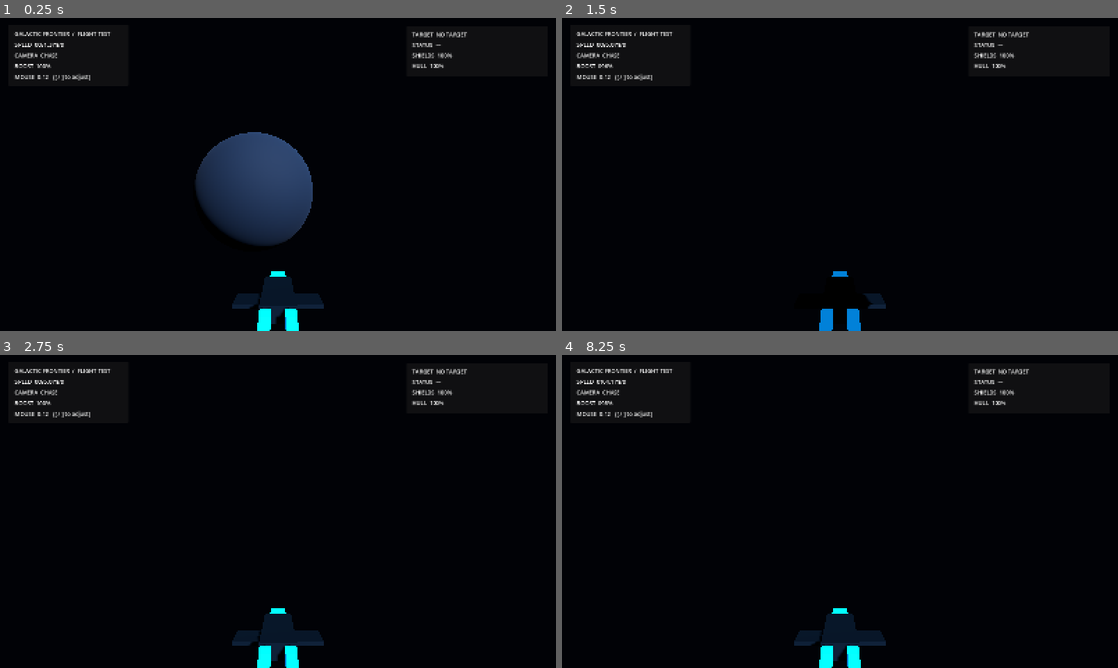
Above: before the commit, frames 1-4 (two rows, left to right).
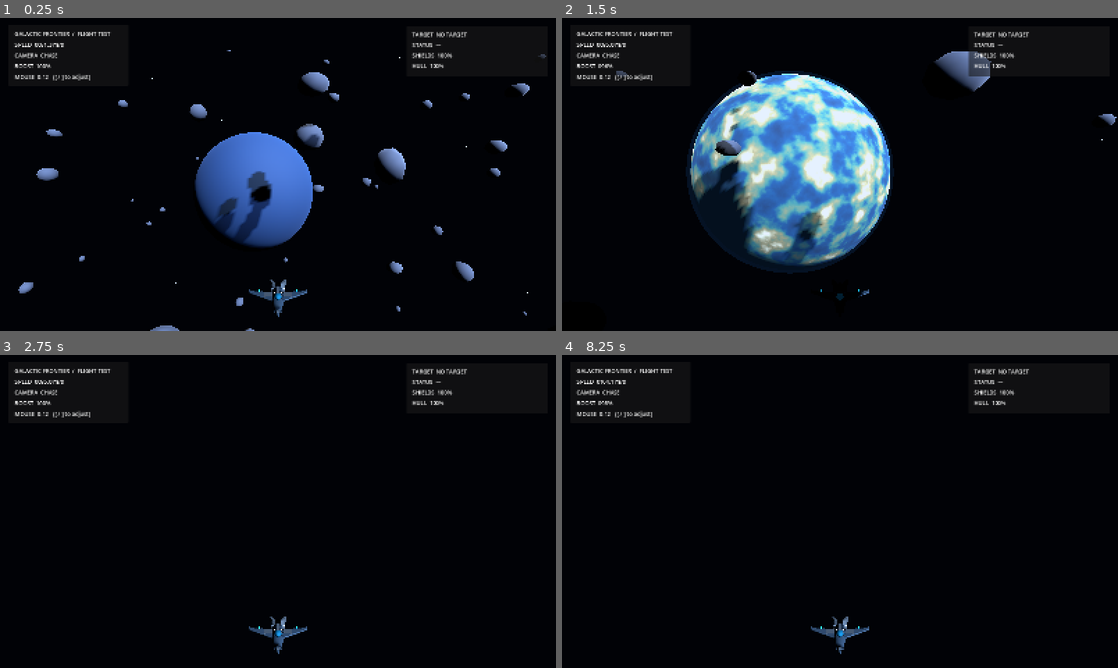
Above: after the commit, the same moments.

Repository: valdissor1990-ui/GALACTIC-FRONTIER
Game: Godot game, scene res://scenes/bootstrap/main.tscn
Same seed, same stepped clock (60 frames per second), same inputs: the game is played once before the commit and once after it.
Inputs (mouse positions are in pixels of both pictures, inside the frame that each line leads up to):
- Up to frame 1 (0.25 s): no input
- Up to frame 2 (1.5 s): move the mouse to (867, 174) at 0.52 s; hold Shift (boost) 0.53-1.28 s; hold W (move_forward) from 0.53 s (still down); move the mouse to (812, 174) at 1.27 s; click (812, 174) at 1.35 s
- Up to frame 3 (2.75 s): keep holding W (move_forward); move the mouse to (289, 505) at 2.02 s; hold Y (target_clear) from 2.03 s (still down)
- Up to frame 4 (8.25 s): move the mouse to (834, 517) at 2.77 s; release Y (target_clear) at 2.78 s; tap T (target_lock) at 2.85 s; tap Enter at 3.5, 5, 6.5 s; move the mouse to (878, 514) at 3.52 s; hold C (toggle_camera) 3.53-4.28 s; tap Space (move_up) at 4.25, 5.75, 7.25 s; move the mouse to (795, 508) at 4.27 s; tap Shift (boost) at 4.35 s; move the mouse to (845, 511) at 5.02 s; press the mouse at (845, 511) at 5.03 s; move the mouse to (817, 505) at 5.77 s; release W (move_forward) at 5.78 s; release the mouse at (817, 505) at 5.78 s; hold D (move_right) 5.78-6.53 s; tap Y (target_clear) at 5.85 s; move the mouse to (867, 511) at 6.52 s; hold T (target_lock) 6.53-7.28 s; hold W (move_forward) from 6.53 s (still down); move the mouse to (812, 511) at 7.27 s; tap C (toggle_camera) at 7.35 s; move the mouse to (851, 505) at 8.02 s; hold Shift (boost) from 8.03 s (still down)

The runs differ from the first frame. In frame 1, 8.8% of the frame differs, in the area x 3-99%, y 10-100%; in frame 2, 19%, in the area x 9-100%, y 10-100%; in frame 3, 1.5%; in frame 4, 1.5%.

Commit message:
Launch the visual flight slice by default

Diff:
--- a/scripts/core/game_session.gd
+++ b/scripts/core/game_session.gd
@@ -1,7 +1,7 @@
 extends Node
 ## Minimal bootstrap. The flight scene is the only game scene in Phase 1.
 
-const FLIGHT_SCENE: String = "res://scenes/flight/test_flight.tscn"
+const FLIGHT_SCENE: String = "res://scenes/flight/visual_flight.tscn"
 
 
 func _ready() -> void:
